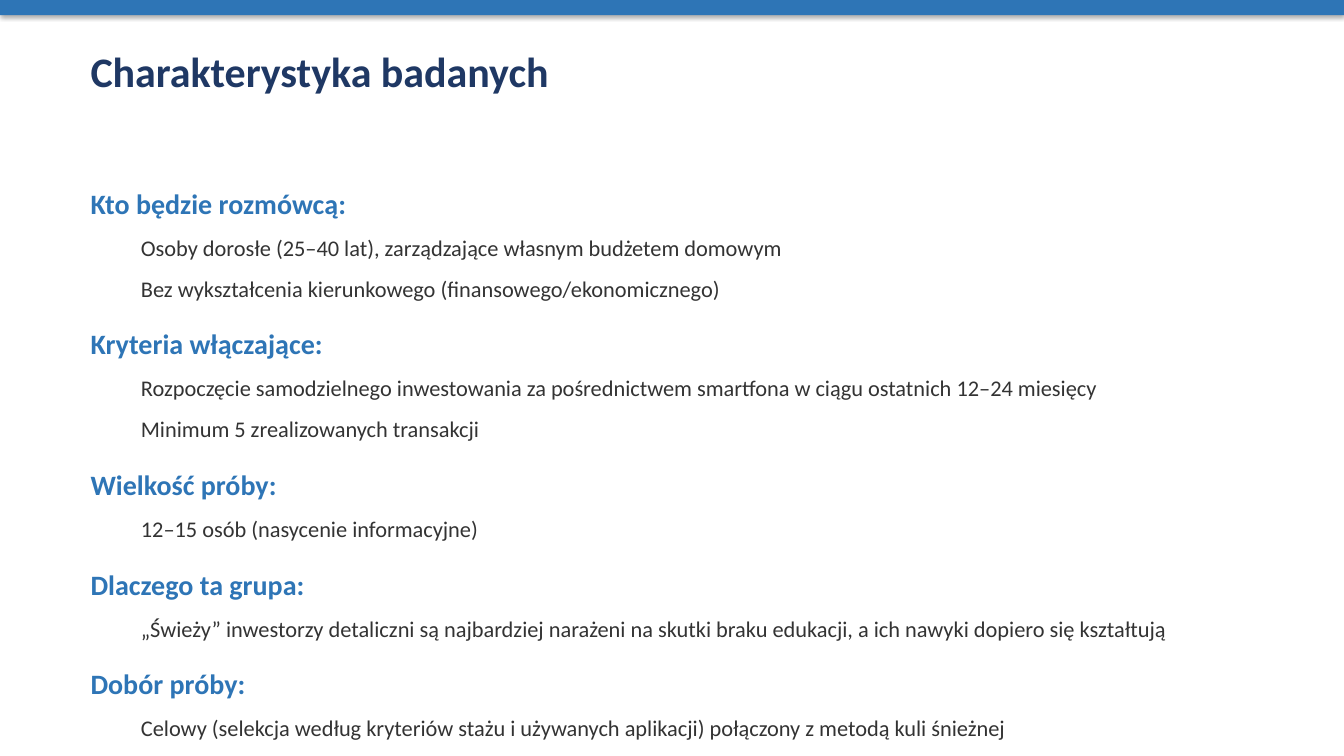
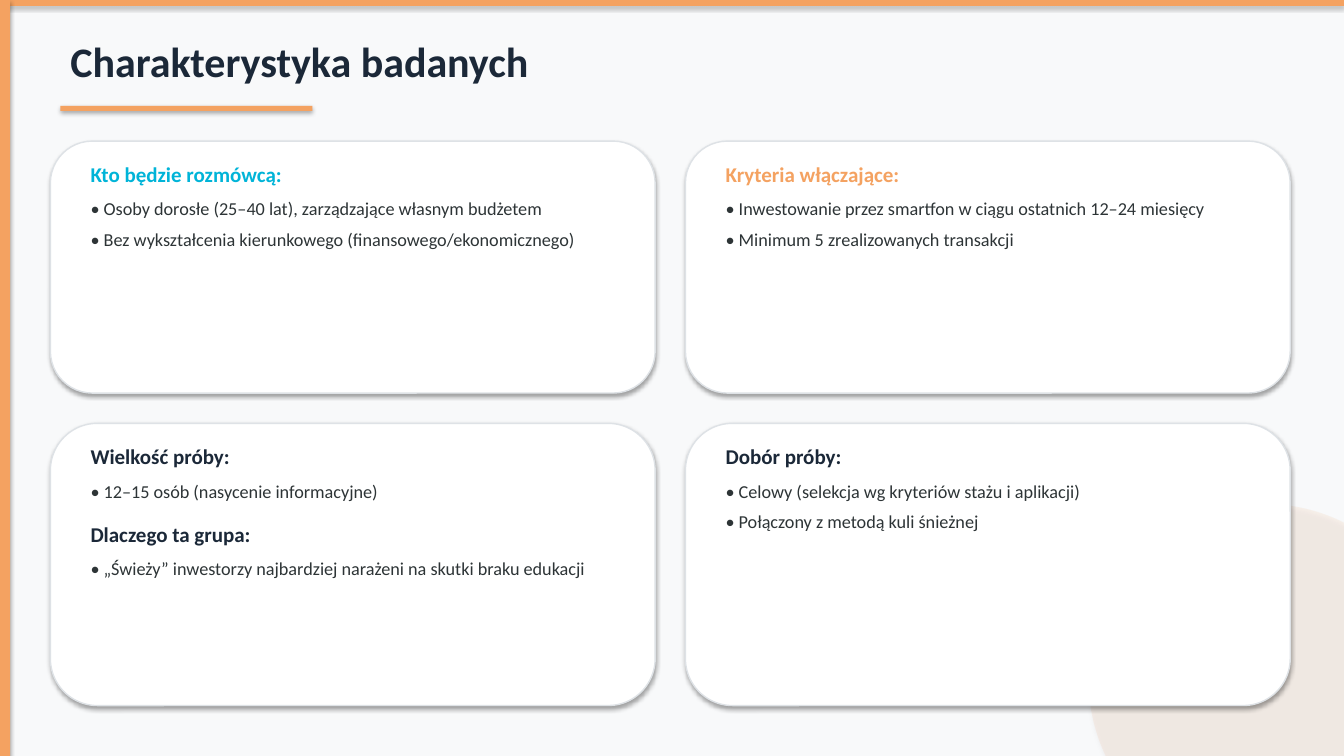
Before and after one commit to krystian61222-cyber/github, a slide deck: slide 4 of Prezentacja_Fintech.pptx. Drawn at 1344x756 pixels with LibreOffice and Linux fonts; fonts in the diff are those of the drawing. Boxes give left, top, right and bottom in pixels: in the first picture for what was removed or moved away, otherwise in the second. Text is boxed around its words. In the diff, an @@ line names an element or a change of style, - is before the commit and + after.

```diff
--- a/Prezentacja_Fintech.pptx
+++ b/Prezentacja_Fintech.pptx
@@ background #FFFFFF to #F8F9FA @@
@@ rectangle: place and size @@
-rectangle at (0, 0, 1344, 15)
+rectangle at (0, 0, 1344, 6)
@@ rectangle at (0, 0, 1344, 6): fill #2E75B6 to #F4A261 @@
@@ rectangle added at (0, 0, 10, 756), fill #F4A261 @@
@@ text "Charakterystyka badanych": place and size @@
-text "Charakterystyka badanych" at (91, 57, 549, 94)
+text "Charakterystyka badanych" at (70, 47, 529, 84)
@@ text "Charakterystyka badanych" at (70, 47, 529, 84): text colour #1F3864 to #1B2838; more space between paragraphs @@
@@ rectangle added at (60, 106, 313, 111), fill #F4A261 @@
@@ rounded rectangle added at (50, 141, 655, 393), fill #FFFFFF, outline #DEE2E6 1 pt @@
@@ rounded rectangle added at (686, 141, 1291, 393), fill #FFFFFF, outline #DEE2E6 1 pt @@
@@ text added at (91, 167, 574, 249), 13 pt, text #2D3436 @@
+Kto będzie rozmówcą:
+• Osoby dorosłe (25–40 lat), zarządzające własnym budżetem
+• Bez wykształcenia kierunkowego (finansowego/ekonomicznego)
@@ text added at (726, 167, 1204, 249), 13 pt, text #2D3436 @@
+Kryteria włączające:
+• Inwestowanie przez smartfon w ciągu ostatnich 12–24 miesięcy
+• Minimum 5 zrealizowanych transakcji
@@ text removed at (91, 194, 1166, 740) @@
-Kto będzie rozmówcą:
-  Osoby dorosłe (25–40 lat), zarządzające własnym budżetem domowym
-  Bez wykształcenia kierunkowego (finansowego/ekonomicznego)
-Kryteria włączające:
-  Rozpoczęcie samodzielnego inwestowania za pośrednictwem smartfona w ciągu ostatnich 12–24 miesięcy
-  Minimum 5 zrealizowanych transakcji
-Wielkość próby:
-  12–15 osób (nasycenie informacyjne)
-Dlaczego ta grupa:
-  „Świeży” inwestorzy detaliczni są najbardziej narażeni na skutki braku edukacji, a ich nawyki dopiero się kształtują
-Dobór próby:
-  Celowy (selekcja według kryteriów stażu i używanych aplikacji) połączony z metodą kuli śnieżnej
@@ rounded rectangle added at (50, 423, 655, 706), fill #FFFFFF, outline #DEE2E6 1 pt @@
@@ text added at (91, 449, 585, 578), 13 pt, text #2D3436 @@
+Wielkość próby:
+• 12–15 osób (nasycenie informacyjne)
+Dlaczego ta grupa:
+• „Świeży” inwestorzy najbardziej narażeni na skutki braku edukacji
@@ rounded rectangle added at (686, 423, 1291, 706), fill #FFFFFF, outline #DEE2E6 1 pt @@
@@ text added at (726, 449, 1080, 531), 13 pt, text #2D3436 @@
+Dobór próby:
+• Celowy (selekcja wg kryteriów stażu i aplikacji)
+• Połączony z metodą kuli śnieżnej
@@ ellipse added at (1089, 504, 1344, 756), fill #F4A261 at 10% opacity @@
```
Also in this commit, not shown: 8 other slides changed, 1 other file.
